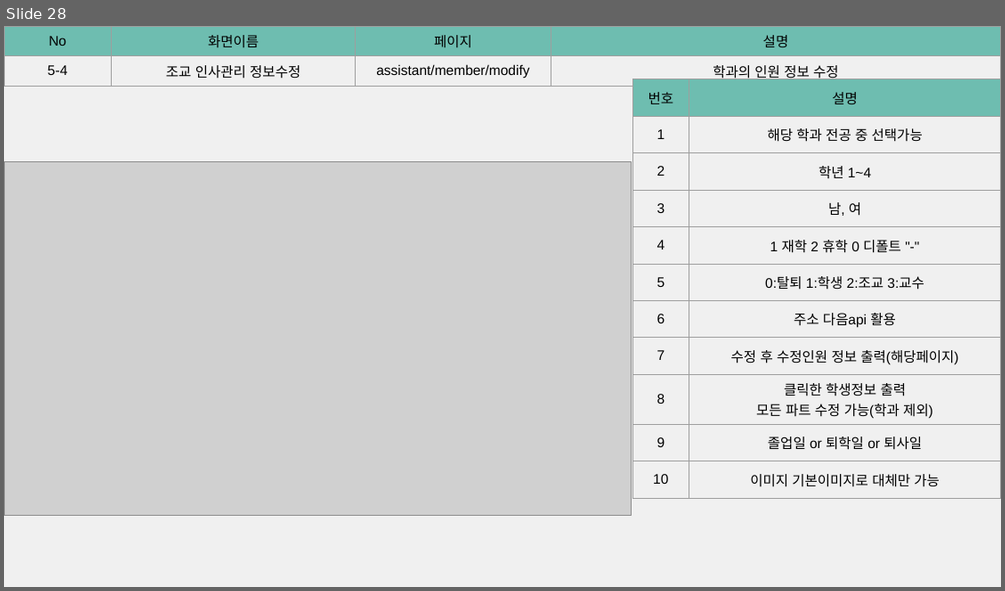
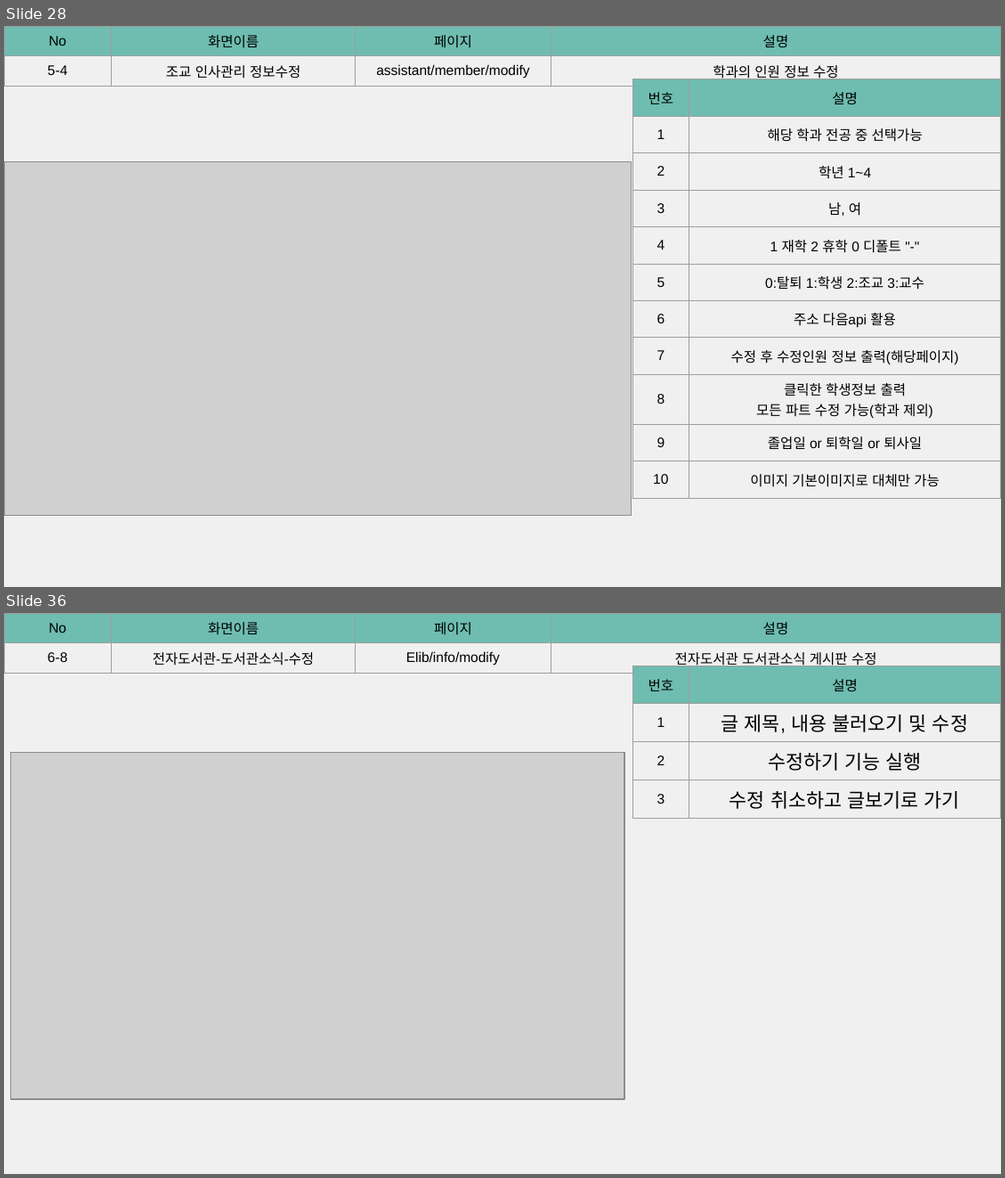
Before and after one commit to yndgow/ChimAcademy, a slide deck: 스토리보드/침대학교 스토리보드 v1.4.pptx. Shown one above the other, each under a label of ours: slide 28 before the commit, slides 28 and 36 after it; the slides between them are not shown. The pictures are 1005x591 and 1005x1178 pixels, drawn with LibreOffice and Linux fonts; fonts in the diff are those of the drawing; grey boxes stand for pictures. Boxes give left, top, right and bottom in pixels: in the first picture for what was removed or moved away, otherwise in the second. Text is boxed around its words. In the diff, an @@ line names an element or a change of style, - is before the commit and + after.

Commit message:
2023/03/27 스토리보드 추가 및 전자도서 부가기능 구현 중

```diff
--- a/스토리보드/침대학교 스토리보드 v1.4.pptx
+++ b/스토리보드/침대학교 스토리보드 v1.4.pptx
@@ slide 36 added at box(4, 613, 1001, 1174), background #F0F0F0 @@
@@ table added at box(4, 613, 1001, 672), 2 rows, 4 columns @@
+No | 화면이름 | 페이지 | 설명
+6-8 | 전자도서관-도서관소식-수정 | Elib/info/modify | 전자도서관 도서관소식 게시판 수정
@@ table added at box(633, 666, 1001, 813), 4 rows, 2 columns @@
+번호 | 설명
+1 | 글 제목, 내용 불러오기 및 수정
+2 | 수정하기 기능 실행
+3 | 수정 취소하고 글보기로 가기
@@ picture added at box(11, 753, 625, 1100) @@
```
Also in this commit, not shown: 7 other slides added, 13 other files.
